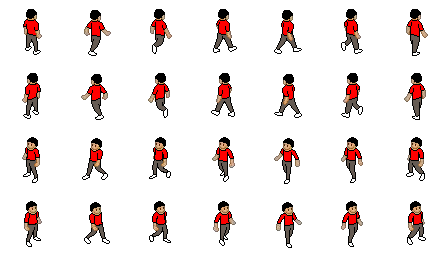
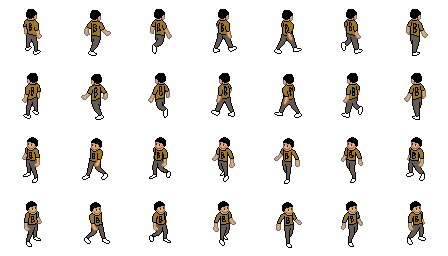
Comparing the layer stacks of the two 448×256 images. Changes:
added layer "Bridget" above "kieren" over [29,22,419,224]
added layer "clothes_olive" above "clothes_cyan" over [24,20,424,225]
renamed "clothes" to "clothes_red", hid it over [24,20,424,225]
